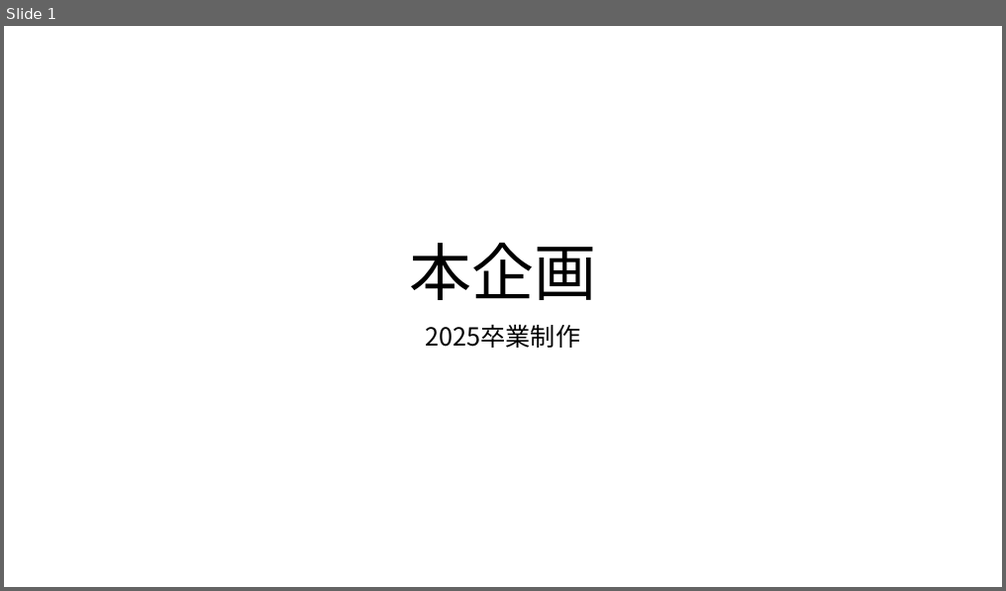
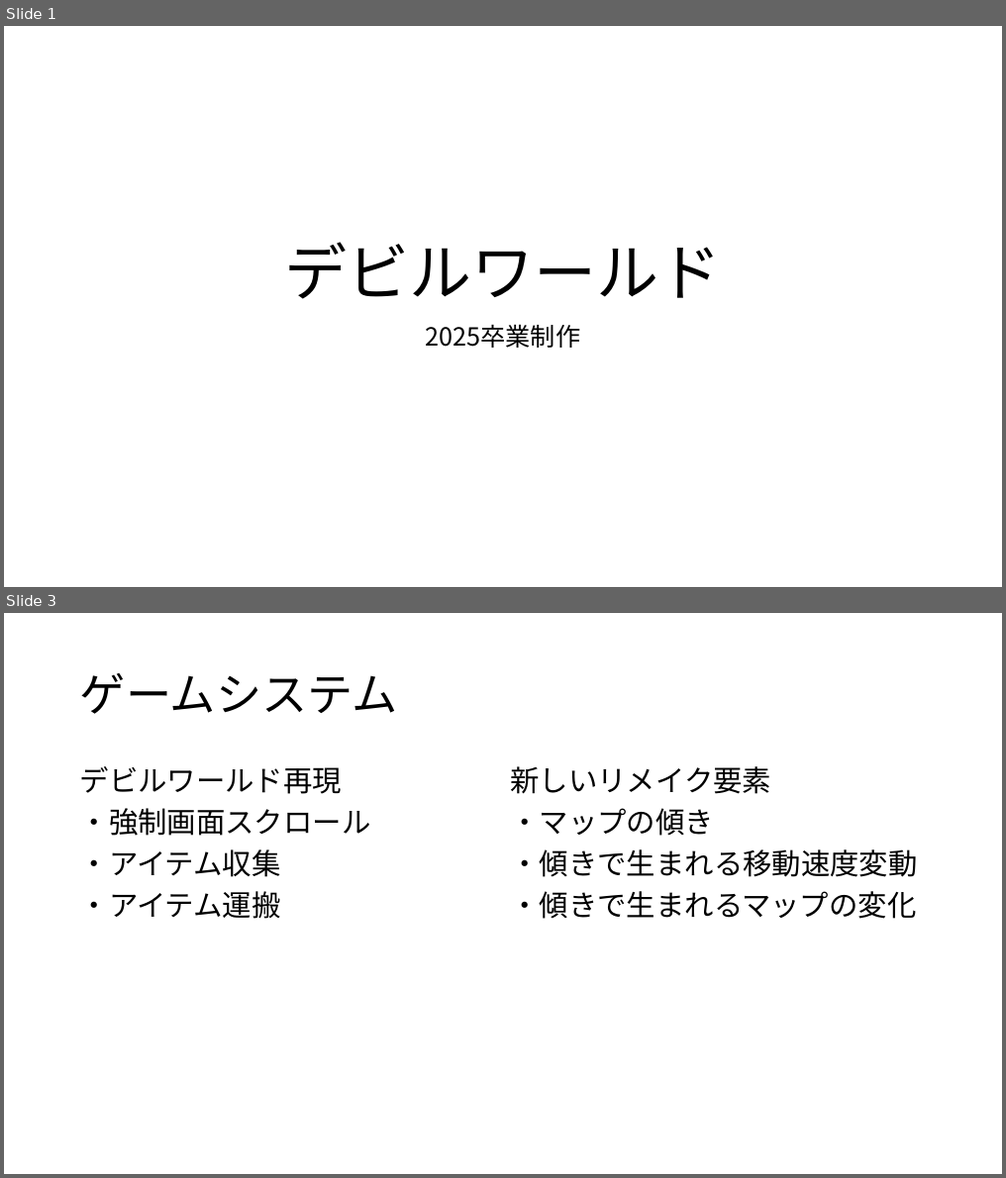
Before and after one commit to TomoyaKanazaki/Graduation, a slide deck: 03_pranning/00_本企画.pptx. Shown one above the other, each under a label of ours: slide 1 before the commit, slides 1 and 3 after it; the slides between them are not shown. The pictures are 1006x591 and 1006x1178 pixels, drawn with LibreOffice and Linux fonts; fonts in the diff are those of the drawing. Boxes give left, top, right and bottom in pixels: in the first picture for what was removed or moved away, otherwise in the second. Text is boxed around its words. In the diff, an @@ line names an element or a change of style, - is before the commit and + after.

Commit message:
本企画更新

```diff
--- a/03_pranning/00_本企画.pptx
+++ b/03_pranning/00_本企画.pptx
@@ slide 3 added at bbox=[4, 613, 1002, 1174], background #FFFFFF @@
@@ title added at bbox=[80, 673, 398, 714], 44 pt, text #000000 @@
+ゲームシステム
@@ text added at bbox=[80, 766, 371, 919], 28 pt, text #000000 @@
+デビルワールド再現
+・強制画面スクロール
+・アイテム収集
+・アイテム運搬
@@ text added at bbox=[511, 766, 918, 919], 28 pt, text #000000 @@
+新しいリメイク要素
+・マップの傾き
+・傾きで生まれる移動速度変動
+・傾きで生まれるマップの変化
@@ slide 1 changed as well @@
@@ title at bbox=[284, 242, 721, 299]: text changed @@
-本企画
+デビルワールド
```
Also in this commit, not shown: 1 other slide added.
